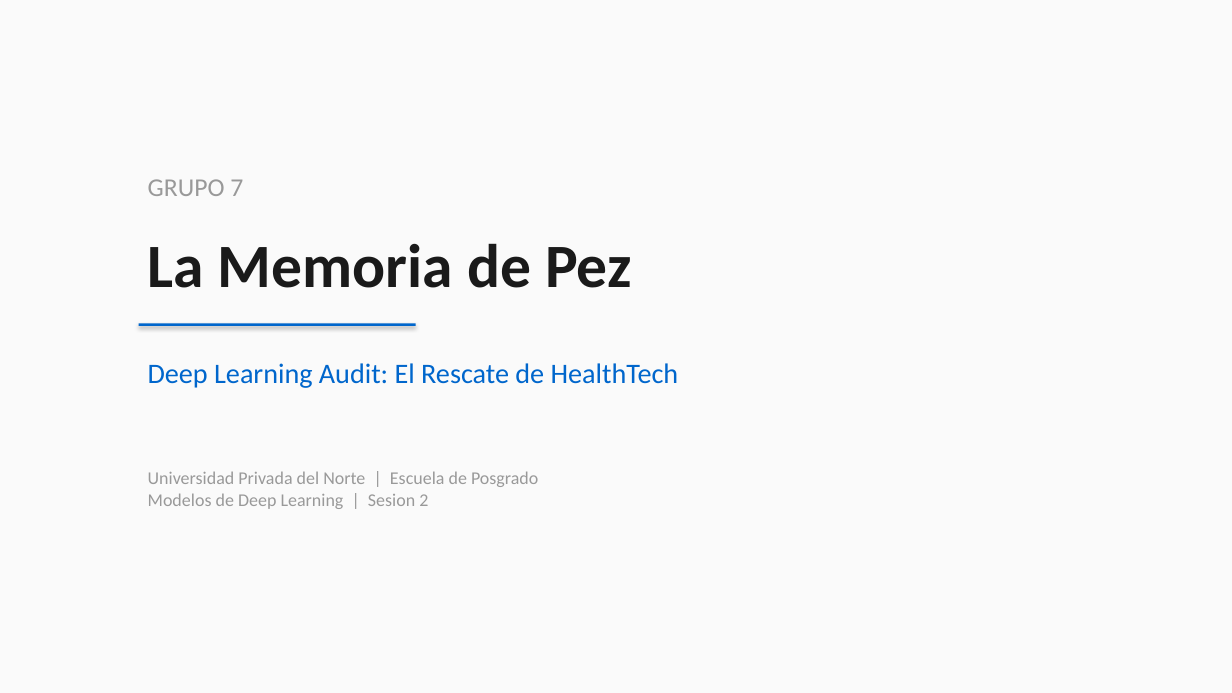
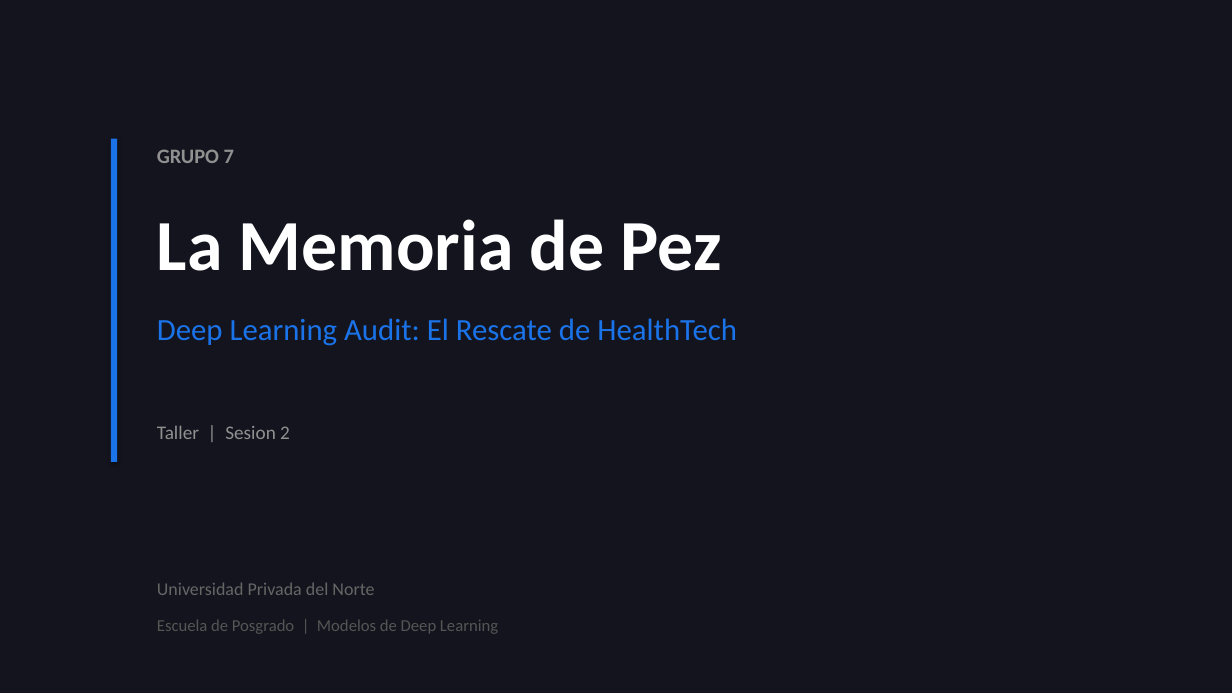
Before and after one commit to Xamplix/proyecto, a slide deck: slide 1 of Grupo7_La_Memoria_de_Pez.pptx. Drawn at 1232x693 pixels with LibreOffice and Linux fonts; fonts in the diff are those of the drawing. Boxes give left, top, right and bottom in pixels: in the first picture for what was removed or moved away, otherwise in the second. Text is boxed around its words. In the diff, an @@ line names an element or a change of style, - is before the commit and + after.

```diff
--- a/Grupo7_La_Memoria_de_Pez.pptx
+++ b/Grupo7_La_Memoria_de_Pez.pptx
@@ background #FAFAFA to #14141E @@
@@ rectangle added at [111,139,117,462], fill #1A73E8 @@
@@ text "GRUPO 7": place and size @@
-text "GRUPO 7" at [148,179,243,196]
+text "GRUPO 7" at [157,149,234,163]
@@ text "GRUPO 7" at [157,149,234,163]: size 20 to 16 pt, text colour #999999 to #909090, bold on @@
@@ text "La Memoria de Pez": place and size @@
-text "La Memoria de Pez" at [148,243,632,288]
+text "La Memoria de Pez" at [157,219,722,271]
@@ text "La Memoria de Pez" at [157,219,722,271]: size 48 to 56 pt, text colour #1A1A1A to #FFFFFF @@
@@ rectangle removed at [139,323,416,326] @@
@@ text "Deep Learning Audit: El Rescate ...": place and size @@
-text "Deep Learning Audit: El Rescate ..." at [148,363,679,388]
+text "Deep Learning Audit: El Rescate ..." at [157,318,737,346]
@@ text "Deep Learning Audit: El Rescate ..." at [157,318,737,346]: size 22 to 24 pt, text colour #0066CC to #1A73E8 @@
@@ text at [157,425,290,439]: text changed; size 14 to 15 pt; text colour #999999 to #909090 @@
-Universidad Privada del Norte | Escuela de Posgrado
-Modelos de Deep Learning | Sesion 2
+Taller | Sesion 2
@@ text added at [157,583,374,595], 14 pt, text #666666 @@
+Universidad Privada del Norte
@@ text added at [157,620,498,634], 13 pt, text #555555 @@
+Escuela de Posgrado | Modelos de Deep Learning
```
Also in this commit, not shown: 6 other slides changed, 2 slides added, 2 slides removed, 1 other file.
